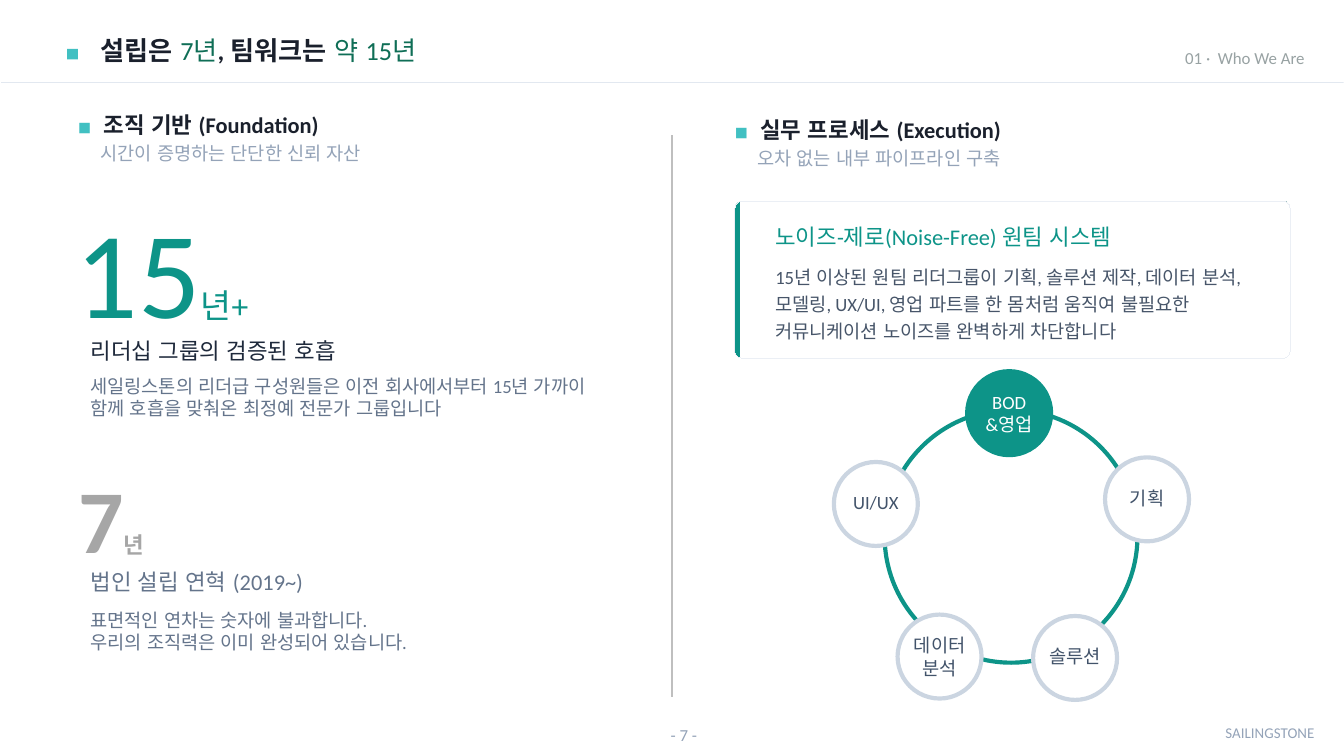
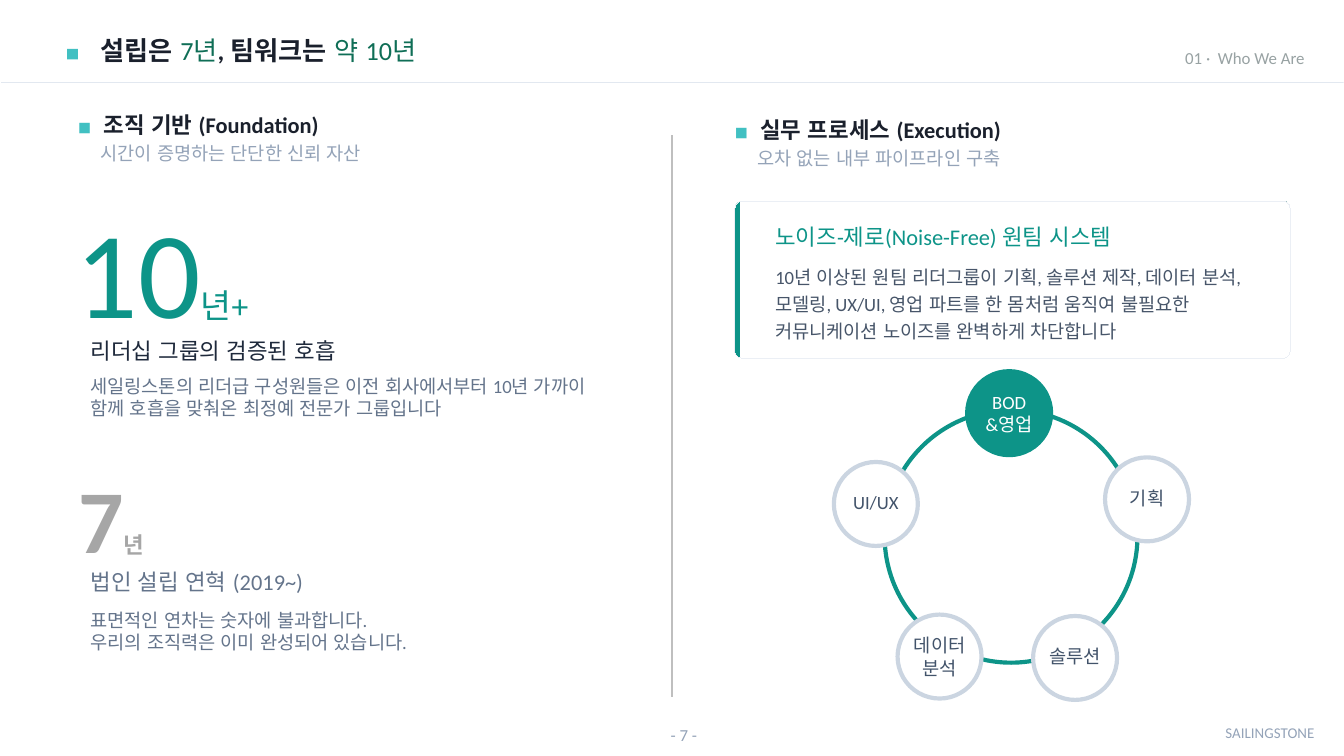
Before and after one commit to sellect-team/doc, a slide deck: slide 7 of docs/company/_source/company-intro-2026.pptx. Drawn at 1344x756 pixels with LibreOffice and Linux fonts; fonts in the diff are those of the drawing. Boxes give left, top, right and bottom in pixels: in the first picture for what was removed or moved away, otherwise in the second. Text is boxed around its words. In the diff, an @@ line names an element or a change of style, - is before the commit and + after.

```diff
--- a/docs/company/_source/company-intro-2026.pptx
+++ b/docs/company/_source/company-intro-2026.pptx
@@ title at <box>101,38,417,63</box>: text changed @@
-설립은 7년, 팀워크는 약 15년
+설립은 7년, 팀워크는 약 10년
@@ text at <box>63,188,349,351</box>: text changed @@
-15년+
+10년+
@@ text at <box>775,268,1241,340</box>: text changed @@
-15년 이상된 원팀 리더그룹이 기획, 솔루션 제작, 데이터 분석, 모델링, UX/UI, 영업 파트를 한 몸처럼 움직여 불필요한 커뮤니케이션 노이즈를 완벽하게 차단합니다
+10년 이상된 원팀 리더그룹이 기획, 솔루션 제작, 데이터 분석, 모델링, UX/UI, 영업 파트를 한 몸처럼 움직여 불필요한 커뮤니케이션 노이즈를 완벽하게 차단합니다
@@ text at <box>90,377,585,417</box>: text changed @@
-세일링스톤의 리더급 구성원들은 이전 회사에서부터 15년 가까이 함께 호흡을 맞춰온 최정예 전문가 그룹입니다
+세일링스톤의 리더급 구성원들은 이전 회사에서부터 10년 가까이 함께 호흡을 맞춰온 최정예 전문가 그룹입니다
```
Also in this commit, not shown: 1 other slide changed, 20 other files.
